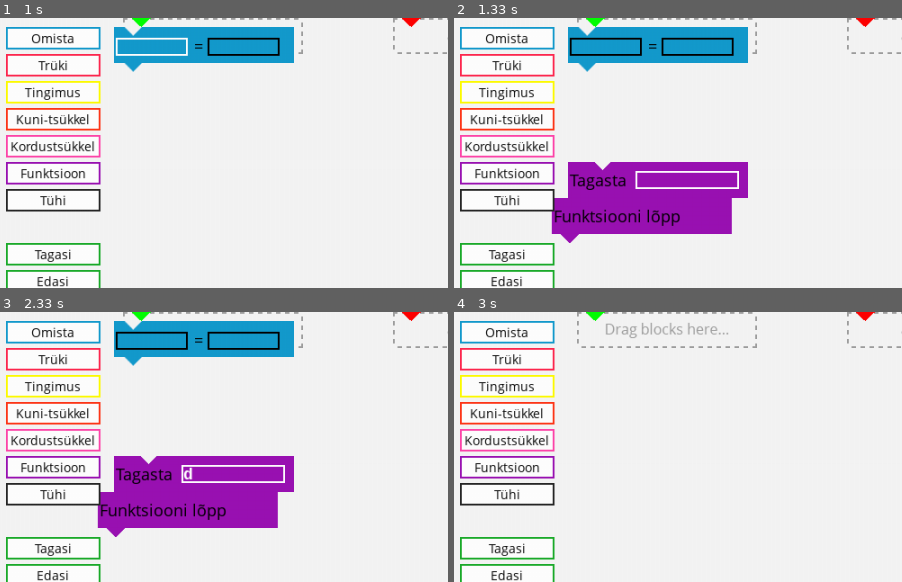
Above: before the commit, frames 1-4 (two rows, left to right).
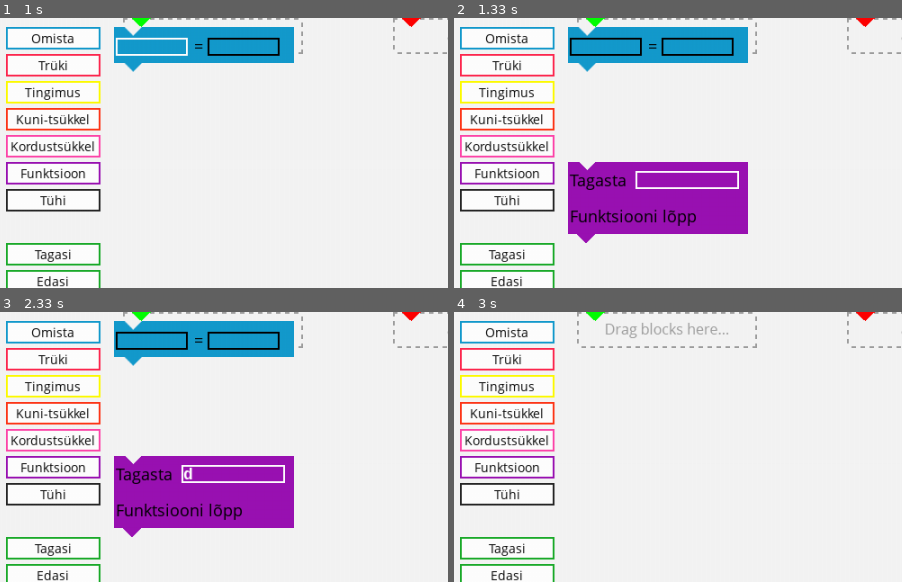
Above: after the commit, the same moments.

Repository: taivop/Monty
Game: pygame game, started from src/gui/monty.py
Two runs of this game, one before a commit and one after it. Both use one fixed random seed, a clock stepped at 60 frames per second and the inputs below.
Inputs:
- Up to frame 1 (1 s): click "Omista" at 0.38 s; tap Space at 0.67 s
- Up to frame 2 (1.33 s): click "Funktsioon" at 1.2 s
- Up to frame 3 (2.33 s): tap Enter at 1.5 s; hold D from 2.07 s (still down)
- Up to frame 4 (3 s): release D at 2.55 s; click "Stseen 1" at 2.95 s
The pictures show only the part of the screen within x 0-50%, y 0-50%; the shares and areas given below are measured in that part.

Frame 1 is identical in both runs. In frame 2, 2.1% of the frame differs, in the area x 21-66%, y 53-84%; in frame 3, 2.1%; in frame 4, nothing differs.

Commit message:
uuesti :D.

Diff:
--- a/src/gui/blocks.py
+++ b/src/gui/blocks.py
@@ -307,7 +307,7 @@
 class FunctionBlock(Block):
     def __init__(self, pos):
         list = BlockElementList((("Tagasta",2,7),(10,75,10,"argbox")))
-        super().__init__(pos, "resources/endfunctionblock.png", "return {0}", list, move_left=18)
+        super().__init__(pos, "resources/functionblock.png", "return {0}", list, move_right=18)
 
     def getAstNode(self):
         # TODO: security risk if expressions contains unwanted code => should sanitise/restrict input!
